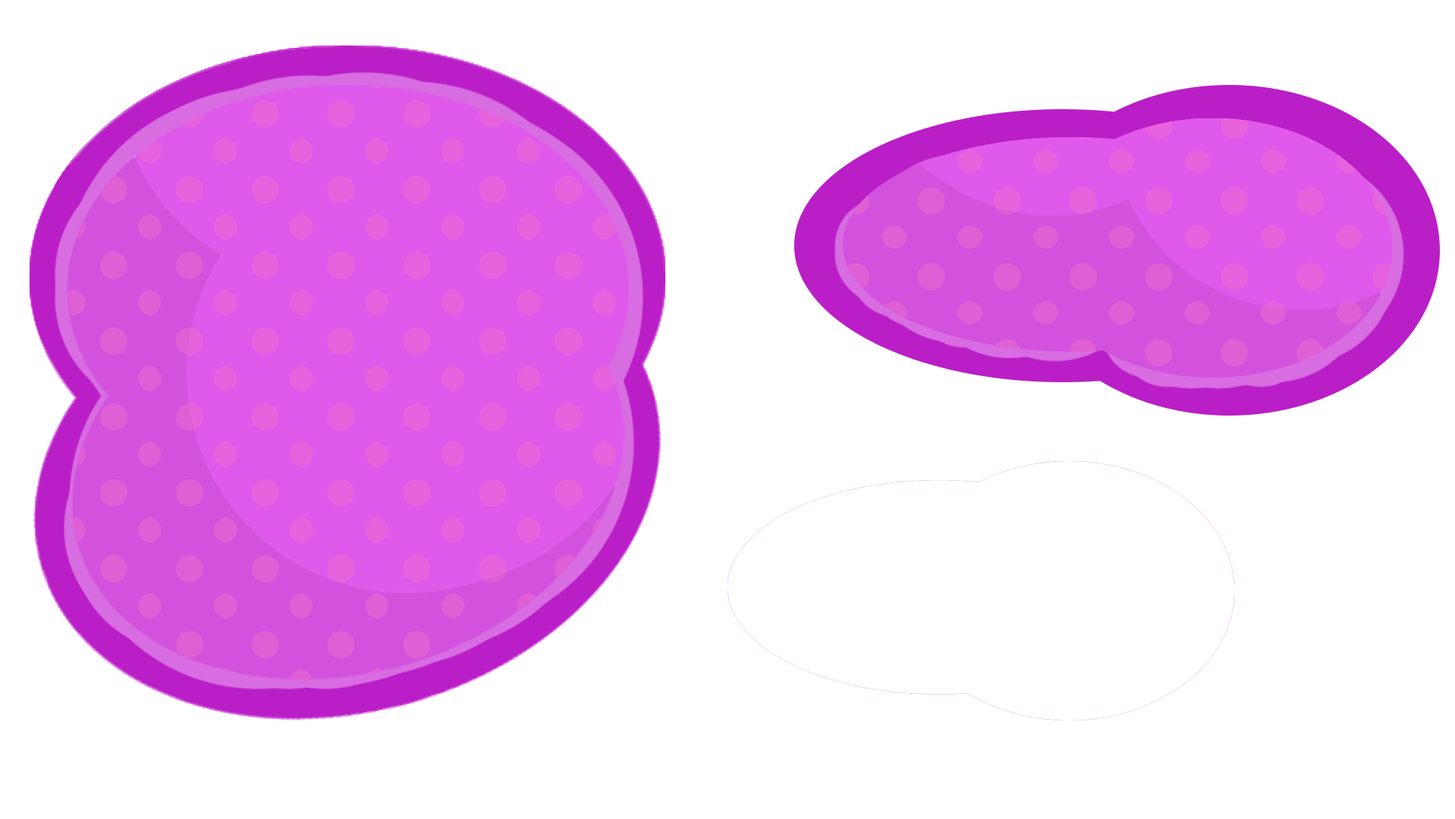
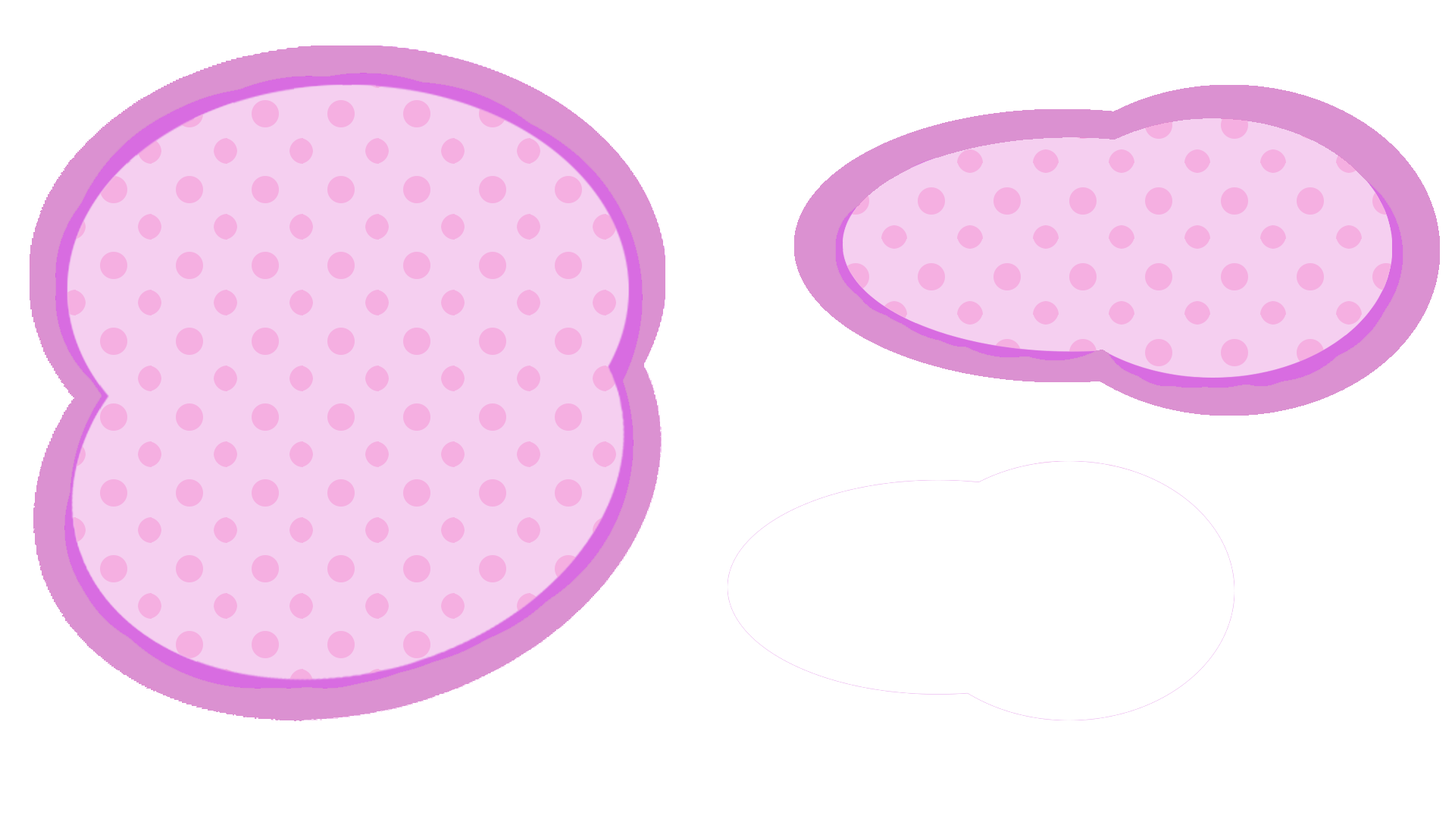
Two versions of the same layered image (1455px x 819px). Layer-by-layer changes:
painted on "Layer 14" over box(794, 84, 1441, 416)
painted on "Layer 15" over box(824, 106, 1407, 392)
painted on "Layer 2" over box(29, 45, 666, 721)
painted on "Layer 4" over box(29, 71, 662, 721)
